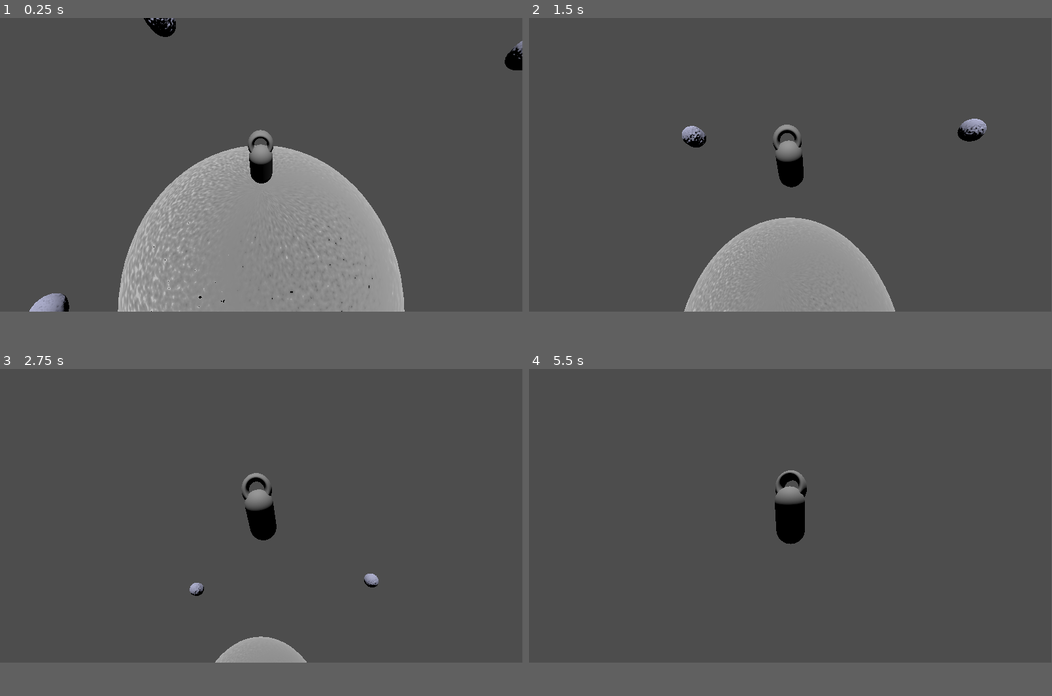
Above: before the commit, frames 1-4 (two rows, left to right).
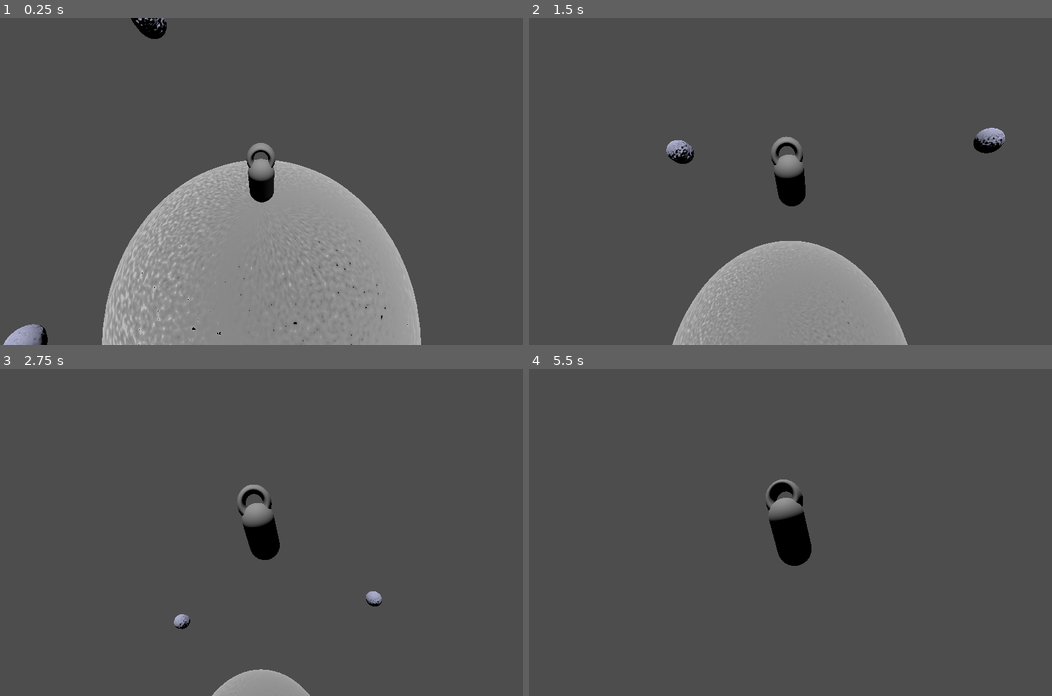
Above: after the commit, the same moments.

Repository: westonkelliher/GodotDemos
Game: Godot game, scene res://world.tscn
Two runs of this game, one before a commit and one after it. Both use one fixed random seed, a clock stepped at 60 frames per second and the inputs below.
Inputs:
- Up to frame 1 (0.25 s): no input
- Up to frame 2 (1.5 s): tap Enter (ui_accept) at 0.5, 0.6, 0.77, 1.07, 1.35 s; hold E (turn_right) 0.53-1.28 s; hold Down (ui_down) from 1.28 s (still down)
- Up to frame 3 (2.75 s): tap Enter (ui_accept) at 1.52, 1.82, 2.1 s; release Down (ui_down) at 2.03 s; hold E (turn_right) from 2.03 s (still down)
- Up to frame 4 (5.5 s): release E (turn_right) at 2.78 s; hold Up (ui_up) 2.78-3.53 s; tap Enter (ui_accept) at 2.85, 3.02, 3.32, 3.6, 3.77, 4.07, 4.35, 4.52, 4.82, 5.1 s; hold Q (turn_left) 3.53-5.03 s; hold Down (ui_down) from 5.03 s (still down)
The window is 799x449 before the commit and 800x500 after it. Grey fills any space a smaller window leaves; there, only what the larger window draws over its background counts as a difference.

The runs differ from the first frame. In frame 1, 11% of the frame differs, in the area x 0-100%, y 0-100%; in frame 2, 9.0%; in frame 3, 3.5%; in frame 4, 1.3%.

Commit message:
SmallWorld: readme

Diff:
--- a/SmallWorld/player.gd
+++ b/SmallWorld/player.gd
@@ -23,7 +23,7 @@
 
 	# Handle jump.
 	if Input.is_action_just_pressed("ui_accept"): # and is_on_floor():
-		velocity += basis[1] * JUMP_VELOCITY
+		velocity += up_direction * JUMP_VELOCITY
 
 	if is_on_floor():
 		# Calculate direction from player to planet center
--- a/SmallWorld/project.godot
+++ b/SmallWorld/project.godot
@@ -12,18 +12,23 @@
 
 config/name="SmallWorld"
 run/main_scene="res://world.tscn"
-config/features=PackedStringArray("4.2", "Forward Plus")
+config/features=PackedStringArray("4.3", "Forward Plus")
 config/icon="res://icon.svg"
+
+[display]
+
+window/size/viewport_width=1600
+window/size/viewport_height=1000
 
 [input]
 
 turn_left={
 "deadzone": 0.5,
-"events": [Object(InputEventKey,"resource_local_to_scene":fa …(172 unchanged characters)… eycode":81,"key_label":0,"unicode":113,"echo":false,"script":null)
+"events": [Object(InputEventKey,"resource_local_to_scene":fa …(172 unchanged characters)… eycode":81,"key_label":0,"unicode":113,"location":0,"echo":false,"script":null)
 ]
 }
 turn_right={
 "deadzone": 0.5,
-"events": [Object(InputEventKey,"resource_local_to_scene":fa …(172 unchanged characters)… eycode":69,"key_label":0,"unicode":101,"echo":false,"script":null)
+"events": [Object(InputEventKey,"resource_local_to_scene":fa …(172 unchanged characters)… eycode":69,"key_label":0,"unicode":101,"location":0,"echo":false,"script":null)
 ]
 }
Not shown, added: SmallWorld/README.md
